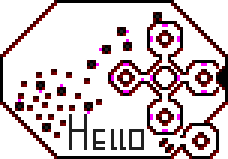
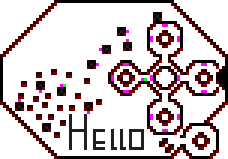
Layer changes from the first 228 x 159 image to the second:
added layer "9mm_handgun" above "ammo_9mm" over [63, 78, 147, 87]
